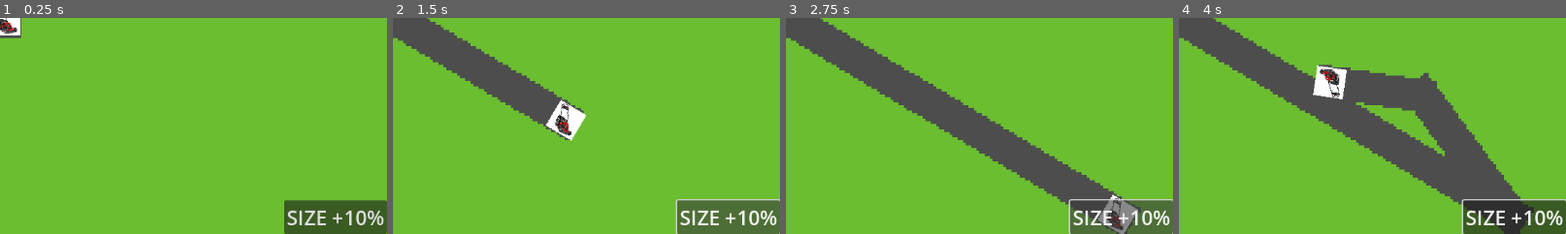
Above: before the commit, frames 1-4 (left to right).
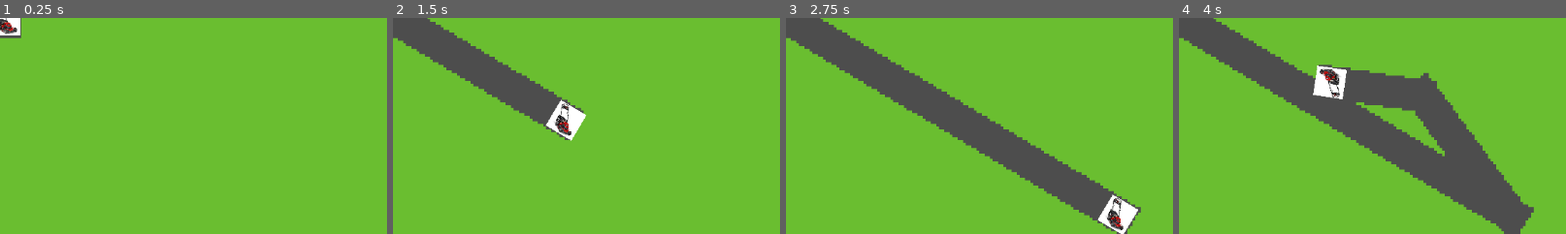
Above: after the commit, the same moments.

Repository: AnanasekE/LawnMowah
Game: Godot game, scene res://levels/level_1.tscn
Two runs of this game, one before a commit and one after it. Both use one fixed random seed, a clock stepped at 60 frames per second and the inputs below.
Inputs (mouse positions are % of the whole screen's width and height, from its top left):
- Up to frame 1 (0.25 s): no input
- Up to frame 2 (1.5 s): click (93, 96) at 0.5 s, where only the run before the commit has a clickable "SIZE +10%"; click (93, 96) at 1.25 s, where only the run before the commit has a clickable "SIZE +10%"
- Up to frame 3 (2.75 s): click (93, 96) at 2 s, where only the run before the commit has a clickable "SIZE +10%"
- Up to frame 4 (4 s): tap Enter at 2.75 s; move the mouse to (72, 45) at 2.77 s; press the mouse at (72, 45) at 2.78 s; move the mouse to (30, 55) at 3.52 s; release the mouse at (30, 55) at 3.53 s; click (30, 55) at 3.6 s
The pictures show only the part of the screen within x 50-100%, y 50-100%; the shares and areas given below are measured in that part.

The runs differ from the first frame. In frame 1, 4.2% of the frame differs, in the area x 73-100%, y 84-100%; in frame 2, 4.4%, in the area x 72-100%, y 83-100%; in frame 3, 3.6%; in frame 4, 4.2%.

Commit message:
dooot dooot

Diff:
--- a/Charachter/Upgrades.gd
+++ b/Charachter/Upgrades.gd
@@ -7,3 +7,12 @@
 
 func scale_player(scale:Vector2):
 	mower.scale += scale
+
+func speed_player(speed:float):
+	$"../Movement".SPEED += speed
+
+func add_mowing_efficiency(eff:float):
+	pass
+
+func add_mini_mower():
+	pass
--- a/Scenes/UI.tscn
+++ b/Scenes/UI.tscn
@@ -10,16 +10,3 @@
 theme_override_font_sizes/font_size = 40
 text = "Score: 6442"
 script = ExtResource("1_6k3m5")
-
-[node name="UpgradeSize" type="Button" parent="."]
-anchors_preset = 3
-anchor_left = 1.0
-anchor_top = 1.0
-anchor_right = 1.0
-anchor_bottom = 1.0
-offset_left = -86.0
-offset_top = -31.0
-grow_horizontal = 0
-grow_vertical = 0
-theme_override_font_sizes/font_size = 30
-text = "SIZE +10%"
